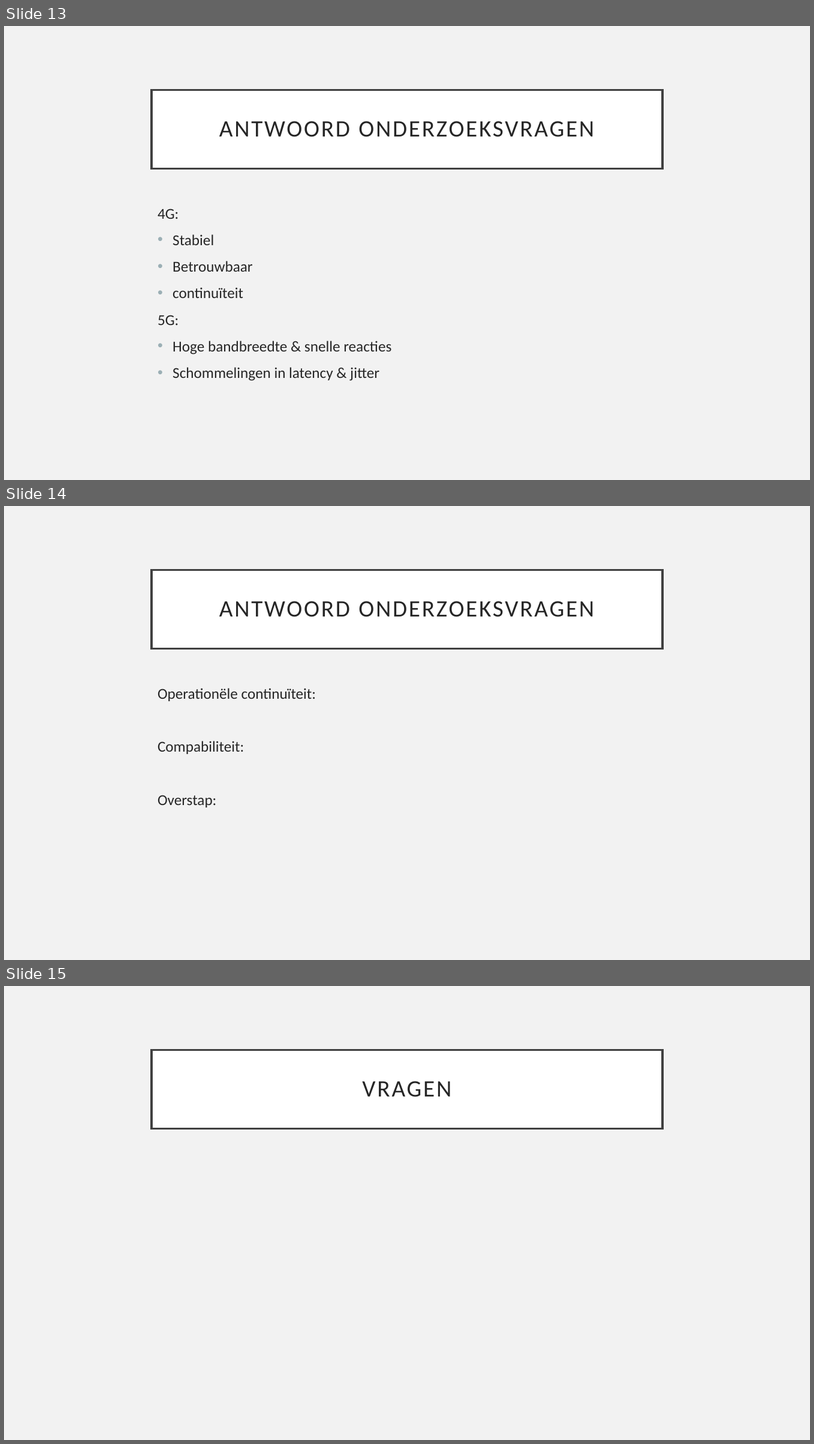
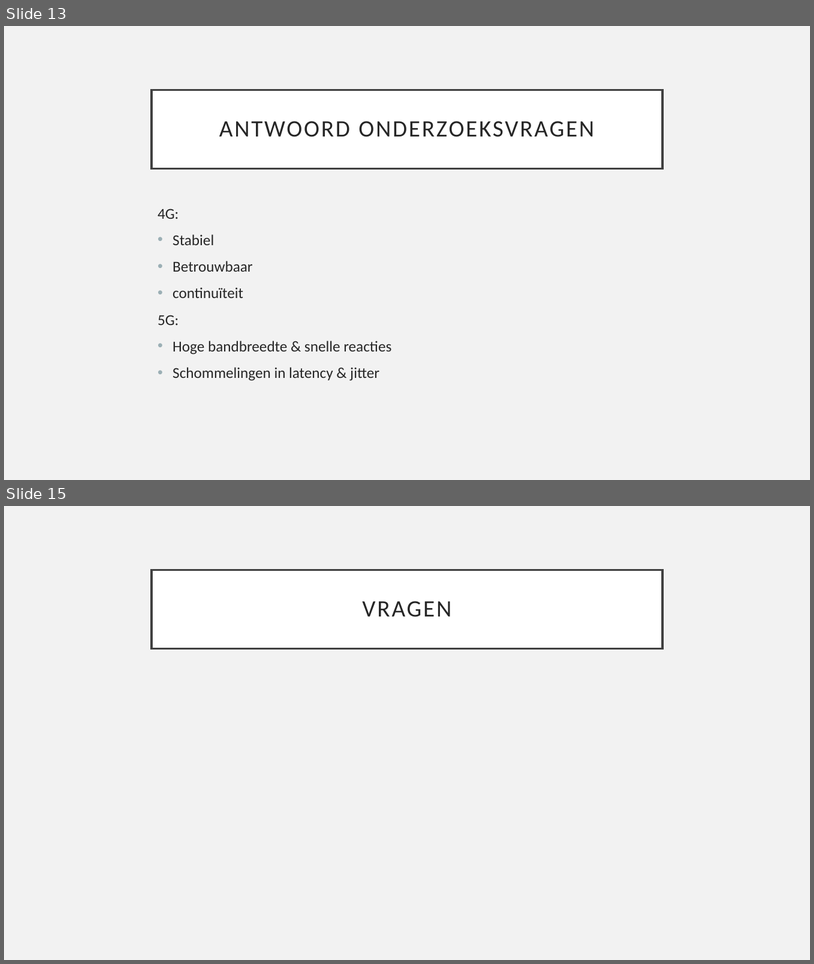
Before and after one commit to JanDeSomviele/Bachelorproef2025, a slide deck: Bachelorproef2025JanDeSomviele.odp. Shown one above the other, each under a label of ours: slides 13, 14 and 15 before the commit, slides 13 and 15 after it; the slides between them are not shown. The pictures are 814x1444 and 814x964 pixels, drawn with LibreOffice and Linux fonts; fonts in the diff are those of the drawing. Boxes give left, top, right and bottom in pixels: in the first picture for what was removed or moved away, otherwise in the second. Text is boxed around its words. In the diff, an @@ line names an element or a change of style, - is before the commit and + after.

```diff
--- a/Bachelorproef2025JanDeSomviele.odp
+++ b/Bachelorproef2025JanDeSomviele.odp
@@ slide 14 removed at (x1=4, y1=506, x2=810, y2=960), background #F2F2F2 @@
@@ title removed at (x1=152, y1=570, x2=663, y2=649) @@
-ANTWOORD ONDERZOEKSVRAGEN
@@ text removed at (x1=158, y1=688, x2=317, y2=807) @@
-Operationële continuïteit:
-Compabiliteit:
-Overstap:
```
Also in this commit, not shown: 2 slides changed, 1 slide added, 1 other file.
